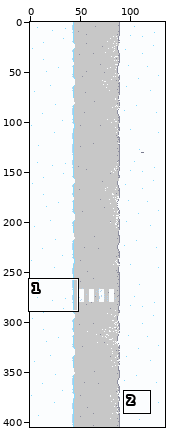
Edited in one commit: sprite sheet (Assets/images/buildings/building_metro_ground.png). The first picture is a wide view before the edit; the outline marks the close-up.
Close-up. The starting point:
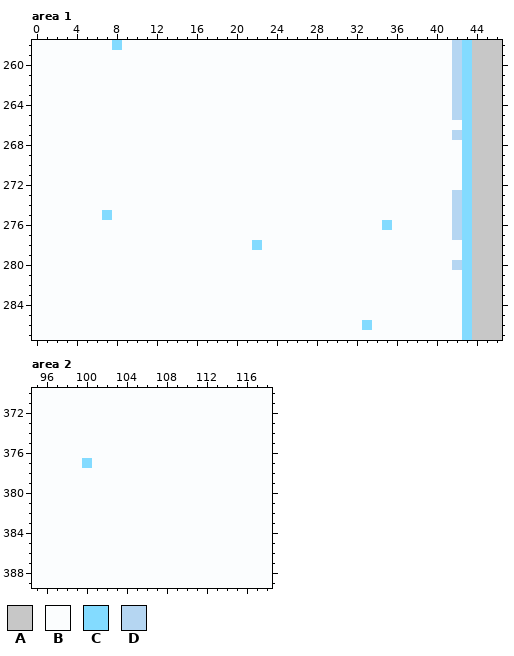
The file is 135x405 pixels. Shown: area 1: x 0..46, y 258..287; area 2: x 95..118, y 370..389. The commit also changed other parts of the picture, which this record leaves out.
Palette (. is transparent): A #c7c7c7  B #fbfdfe  C #83dbff  D #b5d6f2
Pixels before, area 1, first column x 0:
258 BBBBBBBBCBBBBBBBBBBBBBBBBBBBBBBBBBBBBBBBBBDCAAA
259 BBBBBBBBBBBBBBBBBBBBBBBBBBBBBBBBBBBBBBBBBBDCAAA
260 BBBBBBBBBBBBBBBBBBBBBBBBBBBBBBBBBBBBBBBBBBDCAAA
261 BBBBBBBBBBBBBBBBBBBBBBBBBBBBBBBBBBBBBBBBBBDCAAA
262 BBBBBBBBBBBBBBBBBBBBBBBBBBBBBBBBBBBBBBBBBBDCAAA
263 BBBBBBBBBBBBBBBBBBBBBBBBBBBBBBBBBBBBBBBBBBDCAAA
264 BBBBBBBBBBBBBBBBBBBBBBBBBBBBBBBBBBBBBBBBBBDCAAA
265 BBBBBBBBBBBBBBBBBBBBBBBBBBBBBBBBBBBBBBBBBBDCAAA
266 BBBBBBBBBBBBBBBBBBBBBBBBBBBBBBBBBBBBBBBBBBBCAAA
267 BBBBBBBBBBBBBBBBBBBBBBBBBBBBBBBBBBBBBBBBBBDCAAA
268 BBBBBBBBBBBBBBBBBBBBBBBBBBBBBBBBBBBBBBBBBBBCAAA
269 BBBBBBBBBBBBBBBBBBBBBBBBBBBBBBBBBBBBBBBBBBBCAAA
270 BBBBBBBBBBBBBBBBBBBBBBBBBBBBBBBBBBBBBBBBBBBCAAA
271 BBBBBBBBBBBBBBBBBBBBBBBBBBBBBBBBBBBBBBBBBBBCAAA
272 BBBBBBBBBBBBBBBBBBBBBBBBBBBBBBBBBBBBBBBBBBBCAAA
273 BBBBBBBBBBBBBBBBBBBBBBBBBBBBBBBBBBBBBBBBBBDCAAA
274 BBBBBBBBBBBBBBBBBBBBBBBBBBBBBBBBBBBBBBBBBBDCAAA
275 BBBBBBBCBBBBBBBBBBBBBBBBBBBBBBBBBBBBBBBBBBDCAAA
276 BBBBBBBBBBBBBBBBBBBBBBBBBBBBBBBBBBBCBBBBBBDCAAA
277 BBBBBBBBBBBBBBBBBBBBBBBBBBBBBBBBBBBBBBBBBBDCAAA
278 BBBBBBBBBBBBBBBBBBBBBBCBBBBBBBBBBBBBBBBBBBBCAAA
279 BBBBBBBBBBBBBBBBBBBBBBBBBBBBBBBBBBBBBBBBBBBCAAA
280 BBBBBBBBBBBBBBBBBBBBBBBBBBBBBBBBBBBBBBBBBBDCAAA
281 BBBBBBBBBBBBBBBBBBBBBBBBBBBBBBBBBBBBBBBBBBBCAAA
282 BBBBBBBBBBBBBBBBBBBBBBBBBBBBBBBBBBBBBBBBBBBCAAA
283 BBBBBBBBBBBBBBBBBBBBBBBBBBBBBBBBBBBBBBBBBBBCAAA
284 BBBBBBBBBBBBBBBBBBBBBBBBBBBBBBBBBBBBBBBBBBBCAAA
285 BBBBBBBBBBBBBBBBBBBBBBBBBBBBBBBBBBBBBBBBBBBCAAA
286 BBBBBBBBBBBBBBBBBBBBBBBBBBBBBBBBBCBBBBBBBBBCAAA
287 BBBBBBBBBBBBBBBBBBBBBBBBBBBBBBBBBBBBBBBBBBBCAAA
Pixels before, area 2, first column x 95:
370 BBBBBBBBBBBBBBBBBBBBBBBB
371 BBBBBBBBBBBBBBBBBBBBBBBB
372 BBBBBBBBBBBBBBBBBBBBBBBB
373 BBBBBBBBBBBBBBBBBBBBBBBB
374 BBBBBBBBBBBBBBBBBBBBBBBB
375 BBBBBBBBBBBBBBBBBBBBBBBB
376 BBBBBBBBBBBBBBBBBBBBBBBB
377 BBBBBCBBBBBBBBBBBBBBBBBB
378 BBBBBBBBBBBBBBBBBBBBBBBB
379 BBBBBBBBBBBBBBBBBBBBBBBB
380 BBBBBBBBBBBBBBBBBBBBBBBB
381 BBBBBBBBBBBBBBBBBBBBBBBB
382 BBBBBBBBBBBBBBBBBBBBBBBB
383 BBBBBBBBBBBBBBBBBBBBBBBB
384 BBBBBBBBBBBBBBBBBBBBBBBB
385 BBBBBBBBBBBBBBBBBBBBBBBB
386 BBBBBBBBBBBBBBBBBBBBBBBB
387 BBBBBBBBBBBBBBBBBBBBBBBB
388 BBBBBBBBBBBBBBBBBBBBBBBB
389 BBBBBBBBBBBBBBBBBBBBBBBB
The same view after the edit:
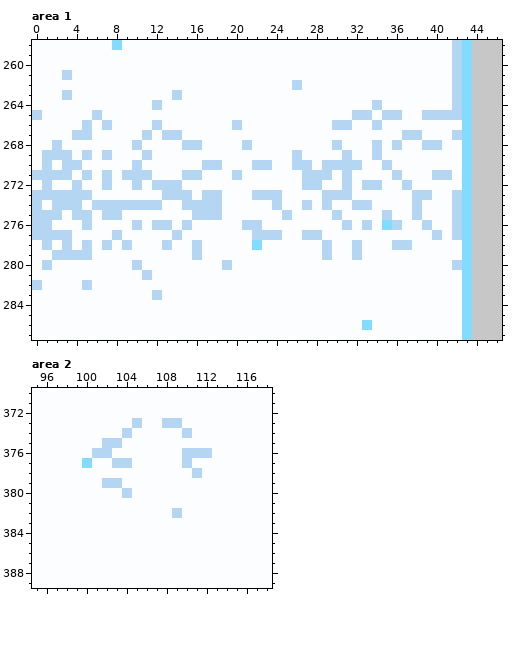
Change:
Area 1:
y 261: x 3 B -> D
y 262: x 26 B -> D
y 263: x 3 B -> D; x 14 B -> D
y 264: x 12 B -> D; x 34 B -> D
y 265: x 0 B -> D; x 6 B -> D; x 32..33 BB -> DD; x 35..36 BB -> DD; x 39..41 BBB -> DDD
y 266: x 5 B -> D; x 7 B -> D; x 12 B -> D; x 20 B -> D; x 30..31 BB -> DD; x 34 B -> D
y 267: x 4..5 BB -> DD; x 11 B -> D; x 13..14 BB -> DD; x 37..38 BB -> DD
y 268: x 2 B -> D; x 10 B -> D; x 15..16 BB -> DD; x 21 B -> D; x 30 B -> D; x 34 B -> D; x 36 B -> D; x 39..40 BB -> DD
y 269: x 1..3 BBB -> DDD; x 5 B -> D; x 7 B -> D; x 11 B -> D; x 26 B -> D; x 31 B -> D; x 34 B -> D
y 270: x 1 B -> D; x 3..4 BB -> DD; x 10 B -> D; x 17..18 BB -> DD; x 22..23 BB -> DD; x 26..27 BB -> DD; x 29..32 BBBB -> DDDD; x 35 B -> D
y 271: x 0..3 BBBB -> DDDD; x 5 B -> D; x 7 B -> D; x 9..11 BBB -> DDD; x 15..16 BB -> DD; x 20 B -> D; x 27..29 BBB -> DDD; x 31 B -> D; x 36 B -> D; x 40..41 BB -> DD
y 272: x 1 B -> D; x 4 B -> D; x 7 B -> D; x 10 B -> D; x 12..14 BBB -> DDD; x 27..28 BB -> DD; x 31 B -> D; x 33..34 BB -> DD; x 37 B -> D
y 273: x 0..5 BBBBBB -> DDDDDD; x 13..15 BBB -> DDD; x 17..18 BB -> DD; x 22..24 BBB -> DDD; x 29..31 BBB -> DDD; x 38..39 BB -> DD
y 274: x 0 B -> D; x 2..4 BBB -> DDD; x 6..12 BBBBBBB -> DDDDDDD; x 15..18 BBBB -> DDDD; x 24 B -> D; x 27 B -> D; x 29 B -> D; x 32..33 BB -> DD; x 38 B -> D
y 275: x 0..2 BBB -> DDD; x 4..5 BB -> DD; x 7..8 CB -> DD; x 16..18 BBB -> DDD; x 25 B -> D; x 30 B -> D; x 35 B -> D; x 38 B -> D
y 276: x 0..1 BB -> DD; x 5 B -> D; x 10 B -> D; x 12..13 BB -> DD; x 15 B -> D; x 21..22 BB -> DD; x 31 B -> D; x 33 B -> D; x 36 B -> D; x 39 B -> D
y 277: x 0..3 BBBB -> DDDD; x 8 B -> D; x 14 B -> D; x 22..24 BBB -> DDD; x 27..28 BB -> DD; x 40 B -> D
y 278: x 1 B -> D; x 3 B -> D; x 5 B -> D; x 7 B -> D; x 9 B -> D; x 13 B -> D; x 16 B -> D; x 29 B -> D; x 32 B -> D; x 36..37 BB -> DD
y 279: x 2..5 BBBB -> DDDD; x 16 B -> D; x 29 B -> D; x 32 B -> D
y 280: x 1 B -> D; x 10 B -> D; x 19 B -> D
y 281: x 11 B -> D
y 282: x 0 B -> D; x 5 B -> D
y 283: x 12 B -> D
Area 2:
y 373: x 105 B -> D; x 108..109 BB -> DD
y 374: x 104 B -> D; x 110 B -> D
y 375: x 102..103 BB -> DD
y 376: x 101..102 BB -> DD; x 110..112 BBB -> DDD
y 377: x 103..104 BB -> DD; x 110 B -> D
y 378: x 111 B -> D
y 379: x 102..103 BB -> DD
y 380: x 104 B -> D
y 382: x 109 B -> D
